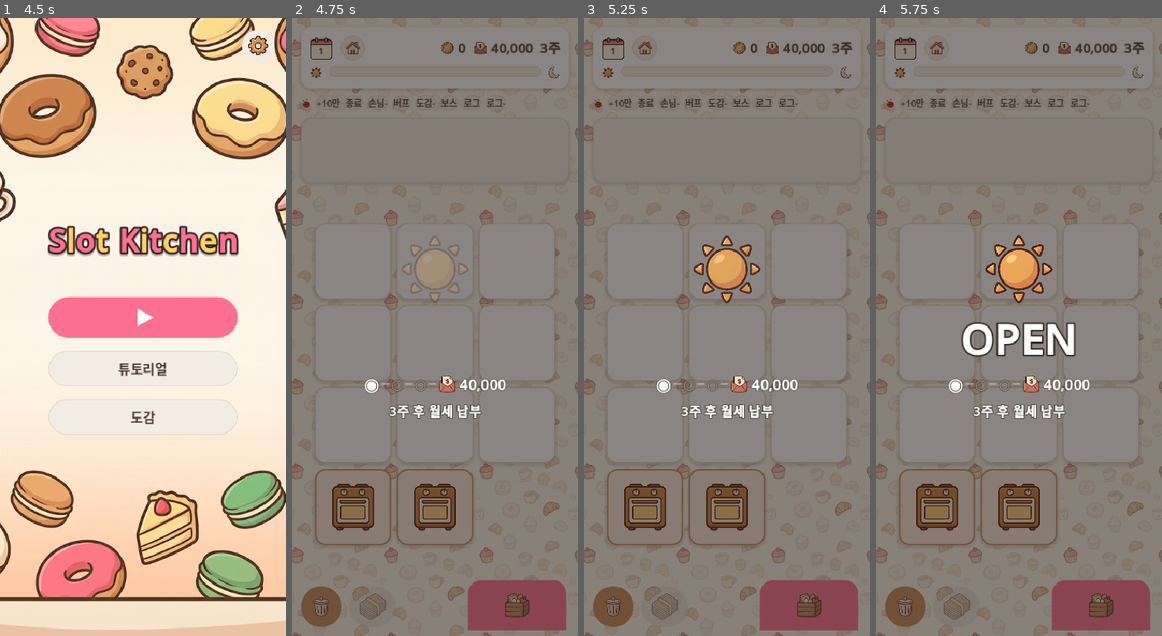
Above: before the commit, frames 1-4 (left to right).
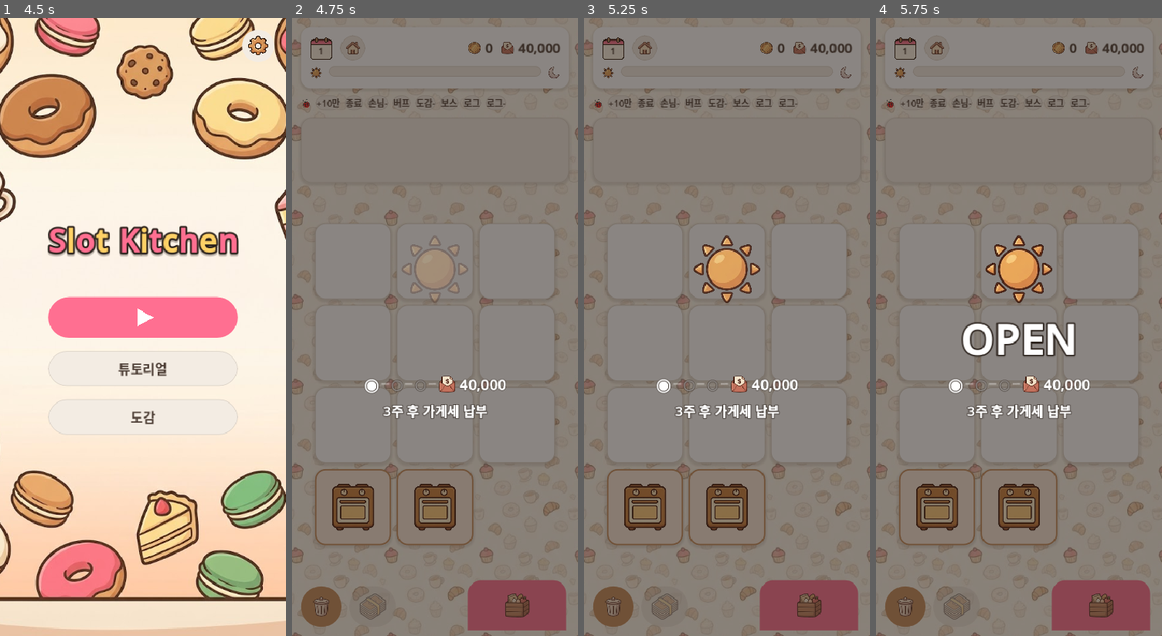
Above: after the commit, the same moments.

Repository: yellyB/game-slot-kitchen
Game: Godot game, scene res://scenes/Main.tscn
The game is run twice, just before and just after one commit, with the same random seed, the same clock (stepped at 60 frames per second) and the same inputs. Sound files missing from this copy of the repository are replaced by a short silence.
Inputs (mouse positions are in pixels of both pictures, inside the frame that each line leads up to):
- Up to frame 1 (4.5 s): tap Enter at 0.5 s; move the mouse to (128, 450) at 0.52 s; hold W 0.53-1.25 s; tap Q at 0.6 s; click (128, 450) at 0.67 s; tap Space at 0.77 s; click (60, 48) at 1.25 s; drag from (228, 419) to (128, 450) at 2.02 s; move the mouse to (57, 234) at 2.77 s; hold A 2.78-3.5 s; tap R at 2.85 s; drag from (157, 327) to (57, 234) at 3.52 s; move the mouse to (100, 172) at 4.27 s; hold S from 4.28 s (still down); tap Z at 4.35 s
- Up to frame 2 (4.75 s): keep holding S; tap Space at 4.52 s
- Up to frame 3 (5.25 s): release S at 5 s; drag from (644, 259) to (684, 172) at 5.02 s
- Up to frame 4 (5.75 s): no input

Frame 1 is identical in both runs. In frame 2, 1.0% of the frame differs, in the area x 31-94%, y 3-65%; in frame 3, 1.0%; in frame 4, 1.0%.

Commit message:
UI: '월세'→'가게세' 문구 통일 + 상단바 남은주(N주) 제거(금액만)
- OPEN 배너 트랙 문구 '월세'→'가게세'(기존 '가게세 지불'과 통일, 번역 일관성).
- 상단바 가게세는 금액만 표시(남은 주 안내는 OPEN 배너 트랙이 담당). 월말 빨강 유지.

Co-Authored-By: Claude Opus 4.8 (1M context) <noreply@anthropic.com>

Diff:
--- a/scripts/main.gd
+++ b/scripts/main.gd
@@ -1347,7 +1347,7 @@
   row.add_child(pay)
   v.add_child(row)
 
-  var msg := "이번 주 월세 납부!" if is_end else (str(int(wk["weeks_left"])) + "주 후 월세 납부")
+  var msg := "이번 주 가게세 납부!" if is_end else (str(int(wk["weeks_left"])) + "주 후 가게세 납부")
   var lbl := UI.label(msg, 18, Palette.DANGER if is_end else Palette.WHITE, true)
   lbl.add_theme_constant_override("outline_size", 4)
   lbl.add_theme_color_override("font_outline_color", Palette.COCOA_900)
@@ -1729,15 +1729,11 @@
   # 하루 시작 홀드 — 게임플레이(시계·스폰) 정지. 인트로(딤+OPEN 배너)는 함수 끝에서 즉시 표시.
   # (예전엔 DAY_INTRO_DELAY 뒤에 떠서 그 사이 딤 없는 빈 화면이 보였음 → 진입 즉시 딤으로 변경)
   _session.set_process(false)
-  # 상단바 월세 표시 = 이번 달 월세(목표). 평주엔 '남은 주', 월말엔 빨강(이번 주 납부).
+  # 상단바 가게세 표시 = 이번 달 가게세(목표) 금액만. 남은 주 안내는 OPEN 배너 트랙에서. 월말엔 빨강.
   var _wk := Levels.get_week(day)
   var _mr := int(_wk["monthly_rent"])
-  if _wk["is_month_end"]:
-    _rent_label.text = UI.money(_mr)
-    _rent_label.add_theme_color_override("font_color", Palette.DANGER)
-  else:
-    _rent_label.text = UI.money(_mr) + "  " + str(int(_wk["weeks_left"])) + "주"
-    _rent_label.add_theme_color_override("font_color", Palette.COCOA_800)
+  _rent_label.text = UI.money(_mr)
+  _rent_label.add_theme_color_override("font_color", Palette.DANGER if _wk["is_month_end"] else Palette.COCOA_800)
   _hours_bar.value = 0
   _reset_hours_bar()   # 새 하루 — 바 색·펄스 초기화
   _last_countdown = 0  # 카운트다운 상태 리셋
